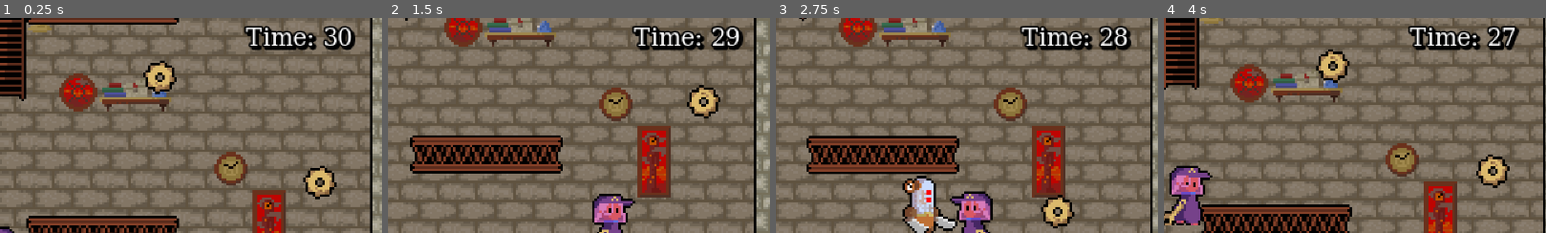
Above: before the commit, frames 1-4 (left to right).
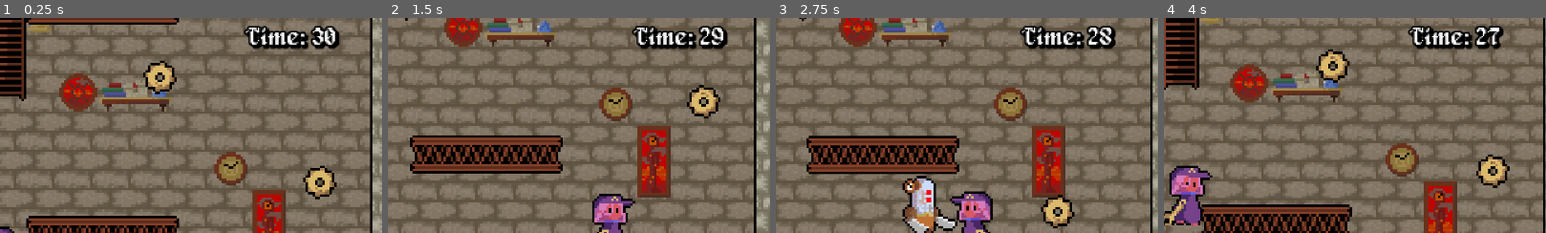
Above: after the commit, the same moments.

Repository: KingKiwiThe5th/Countdown
Game: Godot game, scene res://Scenes/main.tscn
The game is run twice, just before and just after one commit, with the same random seed, the same clock (stepped at 60 frames per second) and the same inputs.
Inputs:
- Up to frame 1 (0.25 s): no input
- Up to frame 2 (1.5 s): hold W (climb) 0.53-1.28 s; hold D (right) from 0.53 s (still down); tap Space (jump) at 0.77 s; tap E (select) at 1.35 s
- Up to frame 3 (2.75 s): tap Space (jump) at 1.52 s; release D (right) at 2.03 s; hold A (left) from 2.03 s (still down); hold W (climb) from 2.03 s (still down)
- Up to frame 4 (4 s): release A (left) at 2.78 s; release W (climb) at 2.78 s; hold D (right) from 2.78 s (still down); tap E (select) at 2.85 s; tap Space (jump) at 3.02, 3.77 s; hold W (climb) from 3.53 s (still down)
The pictures show only the part of the screen within x 50-100%, y 5-55%; the shares and areas given below are measured in that part.

The runs differ from the first frame. In frame 1, 2.2% of the frame differs, in the area x 63-93%, y 3-16%; in frame 2, 2.2%; in frame 3, 2.2%; in frame 4, 2.2%.

Commit message:
changed font for countdown

Diff:
--- a/Scenes/player.tscn
+++ b/Scenes/player.tscn
@@ -3,6 +3,7 @@
 [ext_resource type="Script" uid="uid://wrs7jhmfh8lm" path="res://Scripts/player.gd" id="1_cvnsp"]
 [ext_resource type="Texture2D" uid="uid://fj4rossy466n" path="res://Assets/felicityAnimations-Sheet.png" id="2_cvnsp"]
 [ext_resource type="Script" uid="uid://ugvoq25ruvb5" path="res://Scripts/camera.gd" id="3_6t5aa"]
+[ext_resource type="FontFile" uid="uid://b20ymth1saaq7" path="res://Assets/fonts/alagard.ttf" id="4_vgqql"]
 
 [sub_resource type="AtlasTexture" id="AtlasTexture_6t5aa"]
 atlas = ExtResource("2_cvnsp")
@@ -147,60 +148,8 @@
 [sub_resource type="RectangleShape2D" id="RectangleShape2D_cvnsp"]
 size = Vector2(11.25, 23.5)
 
-[sub_resource type="FontFile" id="FontFile_6t5aa"]
-cache/0/16/0/ascent = 0.0
-cache/0/16/0/descent = 0.0
-cache/0/16/0/underline_position = 0.0
-cache/0/16/0/underline_thickness = 0.0
-cache/0/16/0/scale = 1.0
-cache/0/15/0/ascent = 0.0
-cache/0/15/0/descent = 0.0
-cache/0/15/0/underline_position = 0.0
-cache/0/15/0/underline_thickness = 0.0
-cache/0/15/0/scale = 1.0
-cache/0/14/0/ascent = 0.0
-cache/0/14/0/descent = 0.0
-cache/0/14/0/underline_position = 0.0
-cache/0/14/0/underline_thickness = 0.0
-cache/0/14/0/scale = 1.0
-cache/0/13/0/ascent = 0.0
-cache/0/13/0/descent = 0.0
-cache/0/13/0/underline_position = 0.0
-cache/0/13/0/underline_thickness = 0.0
-cache/0/13/0/scale = 1.0
-cache/0/12/0/ascent = 0.0
-cache/0/12/0/descent = 0.0
-cache/0/12/0/underline_position = 0.0
-cache/0/12/0/underline_thickness = 0.0
-cache/0/12/0/scale = 1.0
-cache/0/11/0/ascent = 0.0
-cache/0/11/0/descent = 0.0
-cache/0/11/0/underline_position = 0.0
-cache/0/11/0/underline_thickness = 0.0
-cache/0/11/0/scale = 1.0
-cache/0/10/0/ascent = 0.0
-cache/0/10/0/descent = 0.0
-cache/0/10/0/underline_position = 0.0
-cache/0/10/0/underline_thickness = 0.0
-cache/0/10/0/scale = 1.0
-cache/0/9/0/ascent = 0.0
-cache/0/9/0/descent = 0.0
-cache/0/9/0/underline_position = 0.0
-cache/0/9/0/underline_thickness = 0.0
-cache/0/9/0/scale = 1.0
-cache/0/8/0/ascent = 0.0
-cache/0/8/0/descent = 0.0
-cache/0/8/0/underline_position = 0.0
-cache/0/8/0/underline_thickness = 0.0
-cache/0/8/0/scale = 1.0
-cache/0/7/0/ascent = 0.0
-cache/0/7/0/descent = 0.0
-cache/0/7/0/underline_position = 0.0
-cache/0/7/0/underline_thickness = 0.0
-cache/0/7/0/scale = 1.0
-
 [sub_resource type="LabelSettings" id="LabelSettings_vgqql"]
-font = SubResource("FontFile_6t5aa")
+font = ExtResource("4_vgqql")
 font_size = 10
 outline_size = 3
 outline_color = Color(0, 0, 0, 1)
